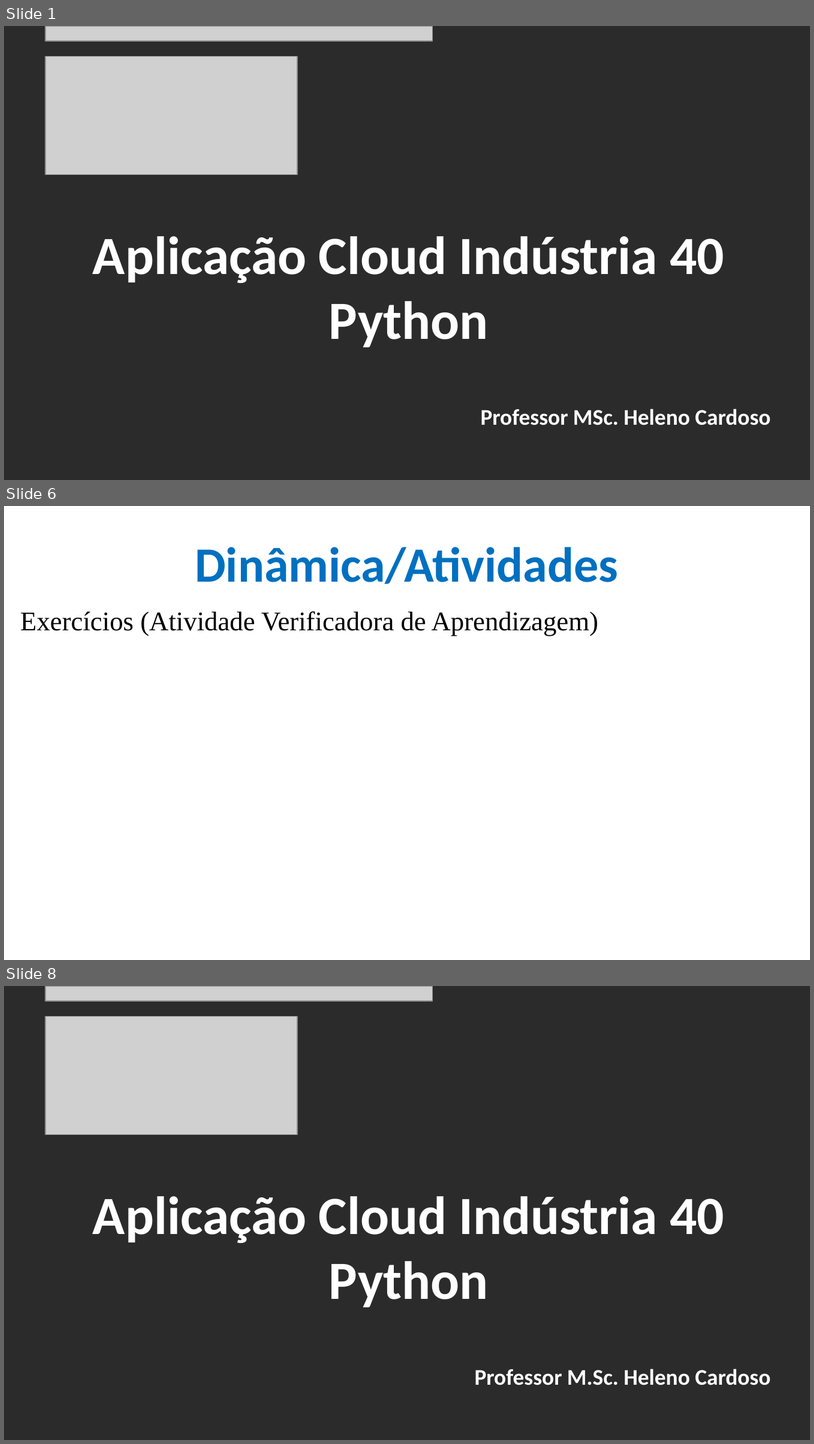
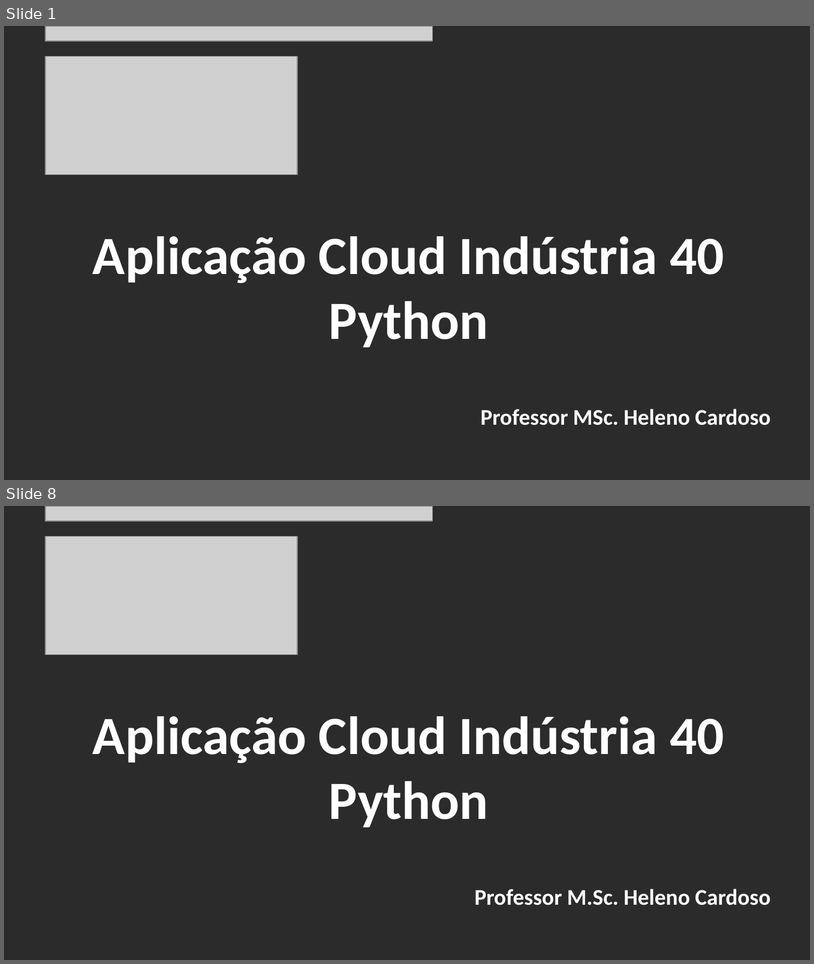
Before and after one commit to CloudEducationBrazil/WydenArea1AplicacaoCloudIndustria40Python, a slide deck: 01 Classes/Aula 11 - Aplicação Cloud Indústria 40 Python Integração Cloud Big Data Parte 2.pptx. Shown one above the other, each under a label of ours: slides 1, 6 and 8 before the commit, slides 1 and 8 after it; the slides between them are not shown. The pictures are 814x1444 and 814x964 pixels, drawn with LibreOffice and Linux fonts; fonts in the diff are those of the drawing; grey boxes stand for pictures; background and template pictures are left out; a plain dark background stands for a picture behind light text. Boxes give left, top, right and bottom in pixels: in the first picture for what was removed or moved away, otherwise in the second. Text is boxed around its words. In the diff, an @@ line names an element or a change of style, - is before the commit and + after.

```diff
--- a/01 Classes/Aula 11 - Aplicação Cloud Indústria 40 Python Integração Cloud Big Data Parte 2.pptx
+++ b/01 Classes/Aula 11 - Aplicação Cloud Indústria 40 Python Integração Cloud Big Data Parte 2.pptx
@@ slide 6 removed at (x1=4, y1=506, x2=810, y2=960), background picture (left out) @@
@@ title removed at (x1=195, y1=547, x2=618, y2=584) @@
-Dinâmica/Atividades
@@ text removed at (x1=20, y1=611, x2=599, y2=636) @@
-Exercícios (Atividade Verificadora de Aprendizagem)
```
Also in this commit, not shown: 5 slides changed, 1 slide added, 1 other file.
